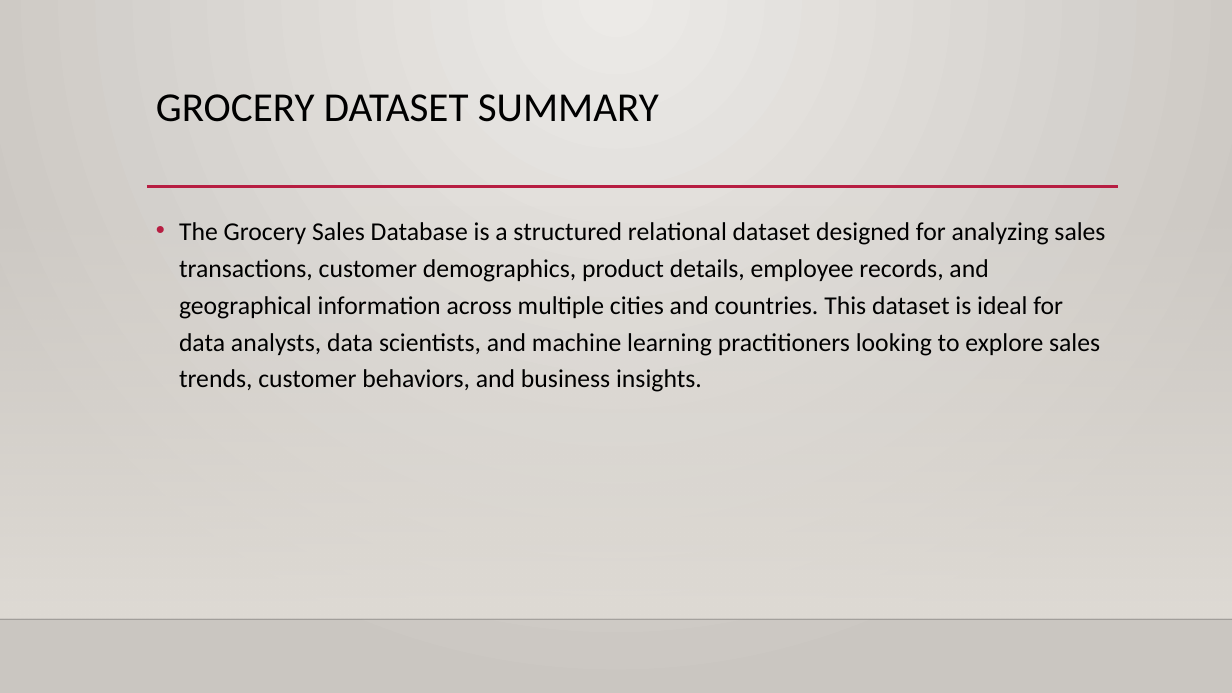
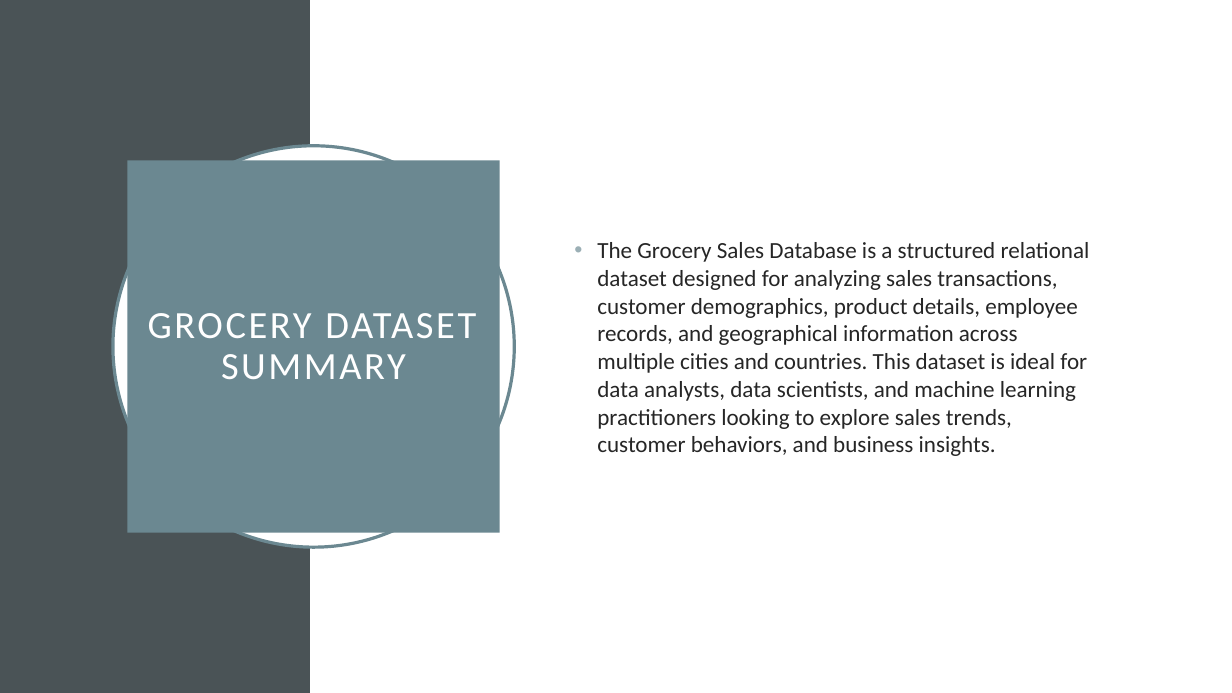
Before and after one commit to bimalbiju0413/Data_Storage_Solutions, a slide deck: slide 2 of Presentation/Data Storage Solutions.pptx. Drawn at 1232x693 pixels with LibreOffice and Linux fonts; fonts in the diff are those of the drawing; background and template pictures are left out. Boxes give left, top, right and bottom in pixels: in the first picture for what was removed or moved away, otherwise in the second. Text is boxed around its words. In the diff, an @@ line names an element or a change of style, - is before the commit and + after.

```diff
--- a/Presentation/Data Storage Solutions.pptx
+++ b/Presentation/Data Storage Solutions.pptx
@@ background gradient #ECEAE7 to #CAC7C1 to #FFFFFF @@
@@ rectangle added at (0,0,311,693), fill #4A5356 @@
@@ rectangle added at (311,0,1232,693), fill #FFFFFF @@
@@ ellipse added at (113,146,514,547), fill #FFFFFF, outline #6B8891 2.5 pt @@
@@ text "The Grocery Sales Database is ...": place and size @@
-text "The Grocery Sales Database is ..." at (179,222,1105,392)
+text "The Grocery Sales Database is ..." at (597,242,1090,456)
@@ text "The Grocery Sales Database is ..." at (597,242,1090,456): size 20 to 18 pt, text colour #000000 to #262626; line spacing 1.2 to 1; bullet colour #B71E42 to #9BAFB5; vertical alignment top to middle @@
@@ title "GROCERY DATASET SUMMARY": place and size @@
-title "GROCERY DATASET SUMMARY" at (156,94,659,122)
+title "GROCERY DATASET SUMMARY" at (128,161,500,533)
@@ title "GROCERY DATASET SUMMARY" at (128,161,500,533): size 32 to 30 pt, text colour #000000 to #FFFFFF, letter spacing 0 to 2 pt; alignment left to centre; vertical alignment top to middle; fill none to #6B8891 @@
@@ rectangle removed at (0,204,1232,619) @@
@@ line removed from (147, 187) to (1118, 187) @@
@@ line removed from (0, 619) to (1232, 619) @@
```
Also in this commit, not shown: 9 other slides changed, 4 slides added.
